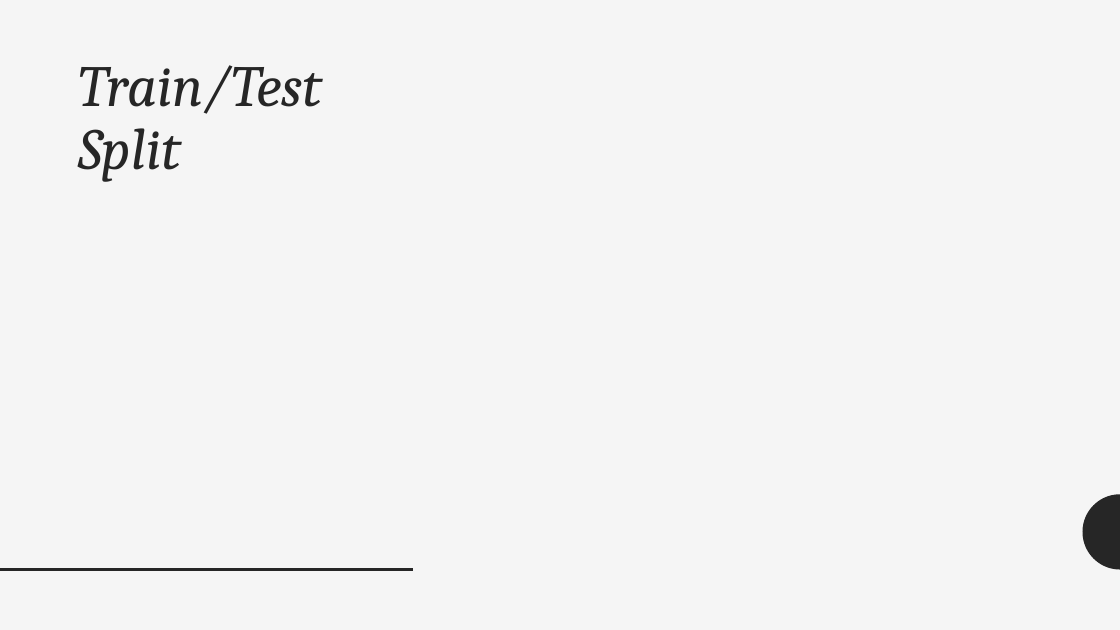
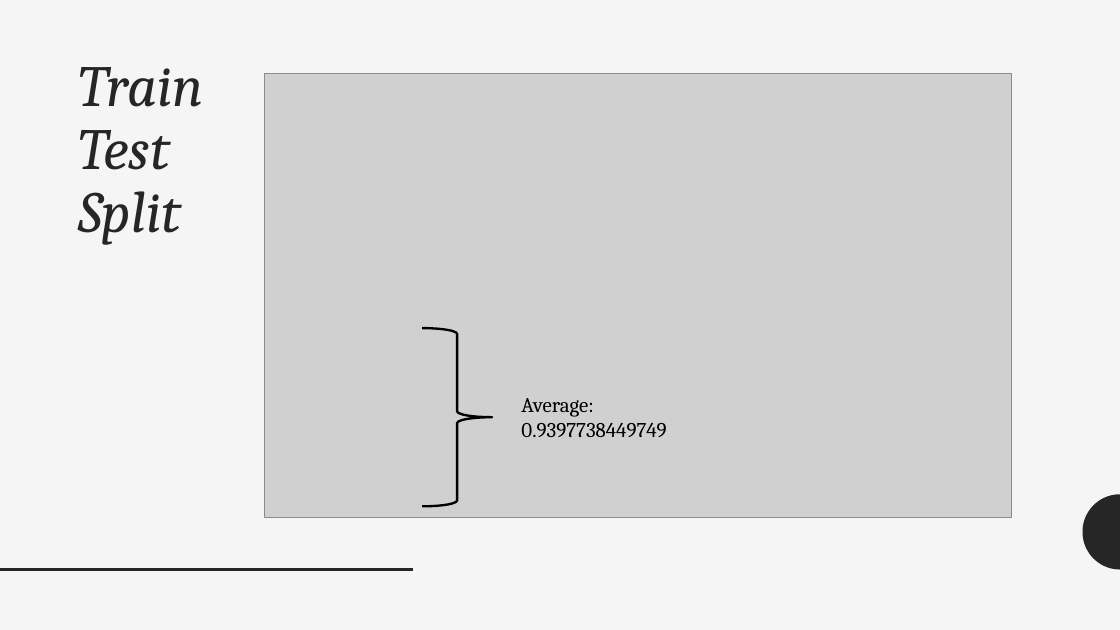
Before and after one commit to kpuryear/Puryear_Metis, a slide deck: slide 13 of Project2/Project2_Powerpoint.pptx (slide 12 before the commit). Drawn at 1120x630 pixels with LibreOffice and Linux fonts; fonts in the diff are those of the drawing; grey boxes stand for pictures. Boxes give left, top, right and bottom in pixels: in the first picture for what was removed or moved away, otherwise in the second. Text is boxed around its words. In the diff, an @@ line names an element or a change of style, - is before the commit and + after.

```diff
--- a/Project2/Project2_Powerpoint.pptx
+++ b/Project2/Project2_Powerpoint.pptx
@@ title at (78,67,204,245): text changed @@
-Train/Test Split
+Train
+Test
+Split
@@ picture added at (265,73,1012,517) @@
@@ right brace added at (423,329,492,507), outline #000000 2 pt @@
@@ text added at (521,398,666,437), 18 pt, text #000000 @@
+Average:
+0.9397738449749
```
Also in this commit, not shown: 1 other slide changed, 5 slides added, 2 slides removed, 3 other files.
